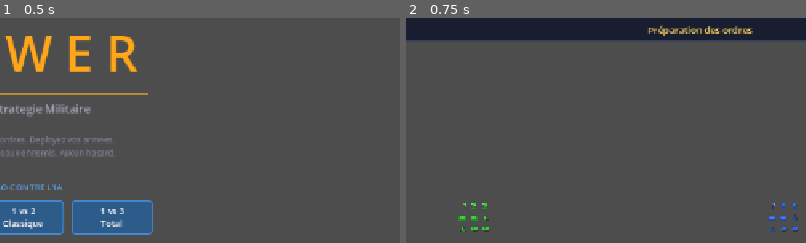
Above: before the commit, frames 1-2 (left to right).
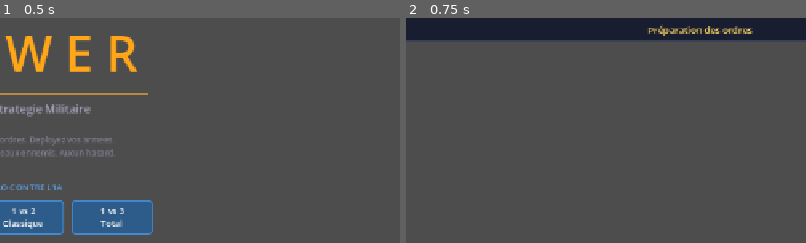
Above: after the commit, the same moments.

Repository: Njko/power_the_game
Game: Godot game, scene res://scenes/main.tscn
The game is run twice, just before and just after one commit, with the same random seed, the same clock (stepped at 60 frames per second) and the same inputs.
Inputs:
- Up to frame 1 (0.5 s): no input
- Up to frame 2 (0.75 s): click "1 vs 1 Duel" at 0.5 s
The pictures show only the part of the screen within x 13-63%, y 0-50%; the shares and areas given below are measured in that part.

Frame 1 is identical in both runs. In frame 2, 0.4% of the frame differs, in the area x 13-98%, y 82-96%.
Error before the commit: Invalid assignment of property or key 'board_3d' with value of type 'Node3D (Board3D)' on a base object of type 'Node2D (UnitRenderer)'. (res://scripts/main.gd…

Commit message:
feat: adapt UnitRenderer for 3D-projected positions with depth scaling

Diff:
--- a/scripts/units/unit_renderer.gd
+++ b/scripts/units/unit_renderer.gd
@@ -5,6 +5,7 @@
 ## Chaque type d'unité a une forme unique, colorée selon le joueur.
 
 var board_renderer: BoardRenderer
+var board_3d: Board3D
 var game_state: GameState
 
 const ICON_SIZE := 8.0       # Rayon de base des icônes
@@ -14,72 +15,91 @@
 func update_display() -> void:
 	queue_redraw()
 
+func _process(_delta: float) -> void:
+	if board_3d != null and game_state != null:
+		queue_redraw()
+
 func _draw() -> void:
-	if game_state == null or board_renderer == null:
+	if game_state == null:
 		return
 
-	for sector_id in board_renderer.sector_positions:
+	var position_source_3d := board_3d != null
+	var positions: Dictionary = {}
+
+	if position_source_3d:
+		for sector_id in board_3d._grid_positions:
+			positions[sector_id] = board_3d.get_sector_screen_position(sector_id)
+	elif board_renderer != null:
+		positions = board_renderer.sector_positions
+
+	for sector_id in positions:
 		var sector: Sector = game_state.board.get_sector(sector_id)
 		if sector == null or sector.units.is_empty():
 			continue
-		var base_pos: Vector2 = board_renderer.sector_positions[sector_id]
-		_draw_units_at_sector(sector.units, base_pos)
-
-func _draw_units_at_sector(units: Array, base_pos: Vector2) -> void:
+		var base_pos: Vector2 = positions[sector_id]
+
+		var scale_factor := 1.0
+		if position_source_3d:
+			scale_factor = board_3d.get_sector_screen_scale(sector_id)
+
+		_draw_units_at_sector(sector.units, base_pos, scale_factor)
+
+func _draw_units_at_sector(units: Array, base_pos: Vector2, scale_factor: float = 1.0) -> void:
 	# Disposer les icônes en grille dans le secteur
 	var count := units.size()
 	if count == 0:
 		return
 
 	# Calculer la disposition
+	var spacing := ICON_SPACING * scale_factor
 	var cols: int = mini(count, MAX_PER_ROW)
 	var rows: int = ceili(float(count) / cols)
-	var start_x: float = -(cols - 1) * ICON_SPACING * 0.5
-	var start_y: float = -(rows - 1) * ICON_SPACING * 0.5
+	var start_x: float = -(cols - 1) * spacing * 0.5
+	var start_y: float = -(rows - 1) * spacing * 0.5
 
 	for i in range(count):
 		var unit: UnitData = units[i]
 		var col: int = i % cols
 		var row: int = i / cols
-		var offset := Vector2(start_x + col * ICON_SPACING, start_y + row * ICON_SPACING)
+		var offset := Vector2(start_x + col * spacing, start_y + row * spacing)
 		var pos := base_pos + offset
 		var color: Color = GameEnums.get_player_color(unit.owner)
 
-		_draw_unit_icon(pos, unit.unit_type, color, unit.owner)
-
-func _draw_unit_icon(pos: Vector2, unit_type: GameEnums.UnitType, color: Color, owner: GameEnums.PlayerColor) -> void:
-	# Ombre
-	var shadow_offset := Vector2(1, 1)
+		_draw_unit_icon(pos, unit.unit_type, color, unit.owner, scale_factor)
+
+func _draw_unit_icon(pos: Vector2, unit_type: GameEnums.UnitType, color: Color, owner: GameEnums.PlayerColor, sf: float = 1.0) -> void:
+	# Ombre
+	var shadow_offset := Vector2(1, 1) * sf
 
 	match unit_type:
 		GameEnums.UnitType.SOLDIER:
-			_draw_soldier(pos, color, shadow_offset, false)
+			_draw_soldier(pos, color, shadow_offset, false, sf)
 		GameEnums.UnitType.REGIMENT:
-			_draw_soldier(pos, color, shadow_offset, true)
+			_draw_soldier(pos, color, shadow_offset, true, sf)
 		GameEnums.UnitType.TANK:
-			_draw_tank(pos, color, shadow_offset, false)
+			_draw_tank(pos, color, shadow_offset, false, sf)
 		GameEnums.UnitType.HEAVY_TANK:
-			_draw_tank(pos, color, shadow_offset, true)
+			_draw_tank(pos, color, shadow_offset, true, sf)
 		GameEnums.UnitType.FIGHTER:
-			_draw_plane(pos, color, shadow_offset, false)
+			_draw_plane(pos, color, shadow_offset, false, sf)
 		GameEnums.UnitType.BOMBER:
-			_draw_plane(pos, color, shadow_offset, true)
+			_draw_plane(pos, color, shadow_offset, true, sf)
 		GameEnums.UnitType.DESTROYER:
-			_draw_ship(pos, color, shadow_offset, false)
+			_draw_ship(pos, color, shadow_offset, false, sf)
 		GameEnums.UnitType.CRUISER:
-			_draw_ship(pos, color, shadow_offset, true)
+			_draw_ship(pos, color, shadow_offset, true, sf)
 		GameEnums.UnitType.FLAG:
-			_draw_flag(pos, color, shadow_offset)
+			_draw_flag(pos, color, shadow_offset, sf)
 		GameEnums.UnitType.POWER:
-			_draw_power(pos, color, shadow_offset)
+			_draw_power(pos, color, shadow_offset, sf)
 		GameEnums.UnitType.MEGA_MISSILE:
-			_draw_missile(pos, color, shadow_offset)
+			_draw_missile(pos, color, shadow_offset, sf)
 
 # ===== SOLDAT / RÉGIMENT =====
 # Cercle (tête) + corps triangulaire
 
-func _draw_soldier(pos: Vector2, color: Color, shadow: Vector2, is_big: bool) -> void:
-	var s: float = ICON_SIZE * (1.3 if is_big else 1.0)
+func _draw_soldier(pos: Vector2, color: Color, shadow: Vector2, is_big: bool, sf: float = 1.0) -> void:
+	var s: float = ICON_SIZE * (1.3 if is_big else 1.0) * sf
 	var dark := color.darkened(0.3)
 
 	# Ombre
@@ -109,8 +129,8 @@
 # ===== TANK / CHAR D'ASSAUT =====
 # Rectangle (châssis) + ligne (canon)
 
-func _draw_tank(pos: Vector2, color: Color, shadow: Vector2, is_big: bool) -> void:
-	var s: float = ICON_SIZE * (1.3 if is_big else 1.0)
+func _draw_tank(pos: Vector2, color: Color, shadow: Vector2, is_big: bool, sf: float = 1.0) -> void:
+	var s: float = ICON_SIZE * (1.3 if is_big else 1.0) * sf
 	var dark := color.darkened(0.3)
 
 	# Ombre
@@ -140,8 +160,8 @@
 # ===== CHASSEUR / BOMBARDIER =====
 # Triangle pointant vers le haut (forme d'avion)
 
-func _draw_plane(pos: Vector2, color: Color, shadow: Vector2, is_big: bool) -> void:
-	var s: float = ICON_SIZE * (1.3 if is_big else 1.0)
+func _draw_plane(pos: Vector2, color: Color, shadow: Vector2, is_big: bool, sf: float = 1.0) -> void:
+	var s: float = ICON_SIZE * (1.3 if is_big else 1.0) * sf
 	var dark := color.darkened(0.3)
 
 	# Ombre
@@ -193,8 +213,8 @@
 # ===== DESTROYER / CROISEUR =====
 # Forme de bateau (losange allongé horizontalement)
 
-func _draw_ship(pos: Vector2, color: Color, shadow: Vector2, is_big: bool) -> void:
-	var s: float = ICON_SIZE * (1.3 if is_big else 1.0)
+func _draw_ship(pos: Vector2, color: Color, shadow: Vector2, is_big: bool, sf: float = 1.0) -> void:
+	var s: float = ICON_SIZE * (1.3 if is_big else 1.0) * sf
 	var dark := color.darkened(0.3)
 
 	# Ombre
@@ -235,8 +255,8 @@
 
 # ===== DRAPEAU =====
 
-func _draw_flag(pos: Vector2, color: Color, shadow: Vector2) -> void:
-	var s: float = ICON_SIZE
+func _draw_flag(pos: Vector2, color: Color, shadow: Vector2, sf: float = 1.0) -> void:
+	var s: float = ICON_SIZE * sf
 
 	# Mât
 	draw_line(pos + shadow + Vector2(0, s * 0.6), pos + shadow + Vector2(0, -s * 0.7),
@@ -257,8 +277,8 @@
 
 # ===== POWER (étoile) =====
 
-func _draw_power(pos: Vector2, color: Color, shadow: Vector2) -> void:
-	var s: float = ICON_SIZE * 0.7
+func _draw_power(pos: Vector2, color: Color, shadow: Vector2, sf: float = 1.0) -> void:
+	var s: float = ICON_SIZE * 0.7 * sf
 	_draw_star(pos + shadow, s, Color(0, 0, 0, 0.3))
 	_draw_star(pos, s, Color(1.0, 0.85, 0.2))  # Toujours doré
 
@@ -272,8 +292,8 @@
 
 # ===== MÉGA-MISSILE =====
 
-func _draw_missile(pos: Vector2, color: Color, shadow: Vector2) -> void:
-	var s: float = ICON_SIZE * 1.2
+func _draw_missile(pos: Vector2, color: Color, shadow: Vector2, sf: float = 1.0) -> void:
+	var s: float = ICON_SIZE * 1.2 * sf
 
 	# Ombre
 	draw_circle(pos + shadow, s * 0.3, Color(0, 0, 0, 0.3))
